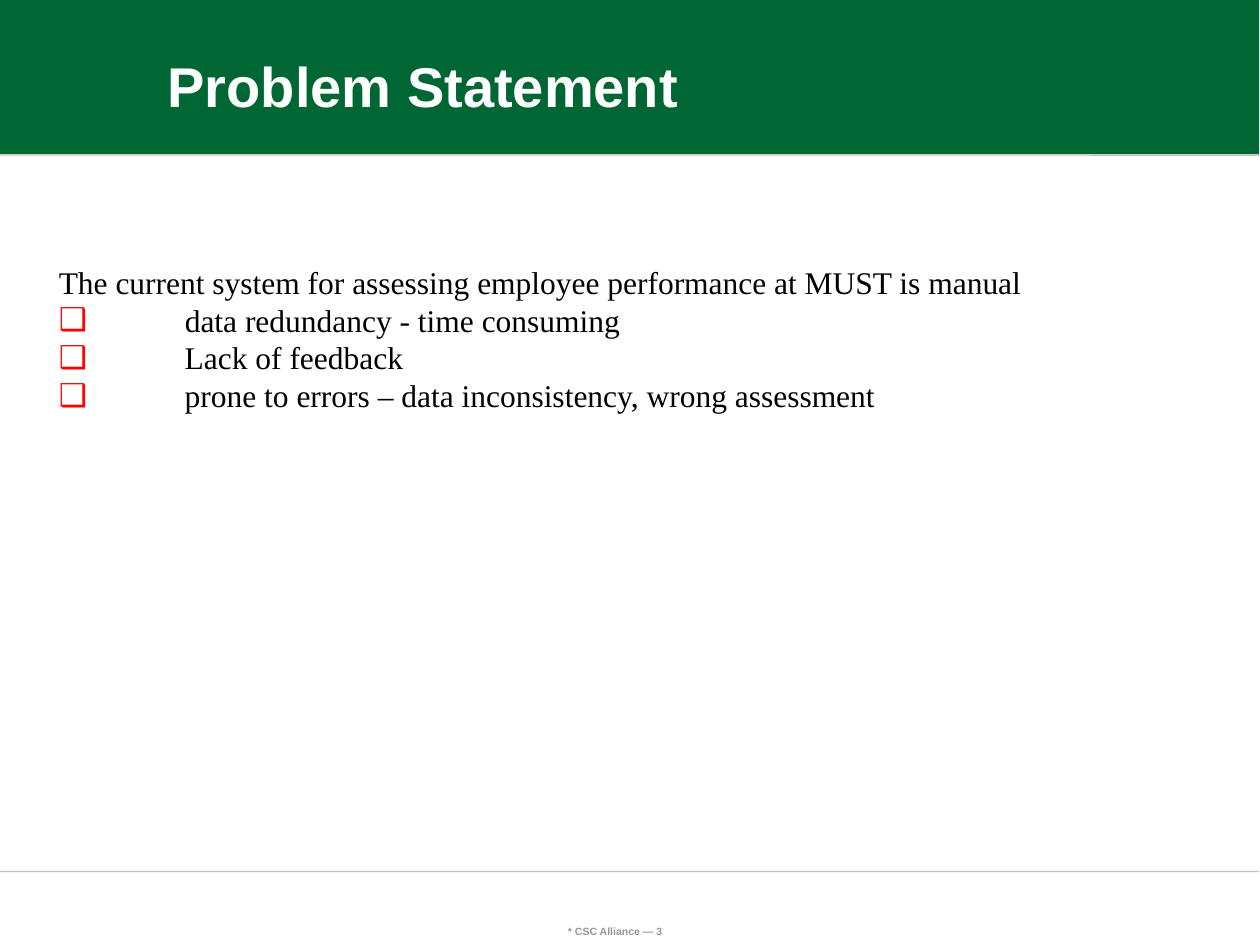
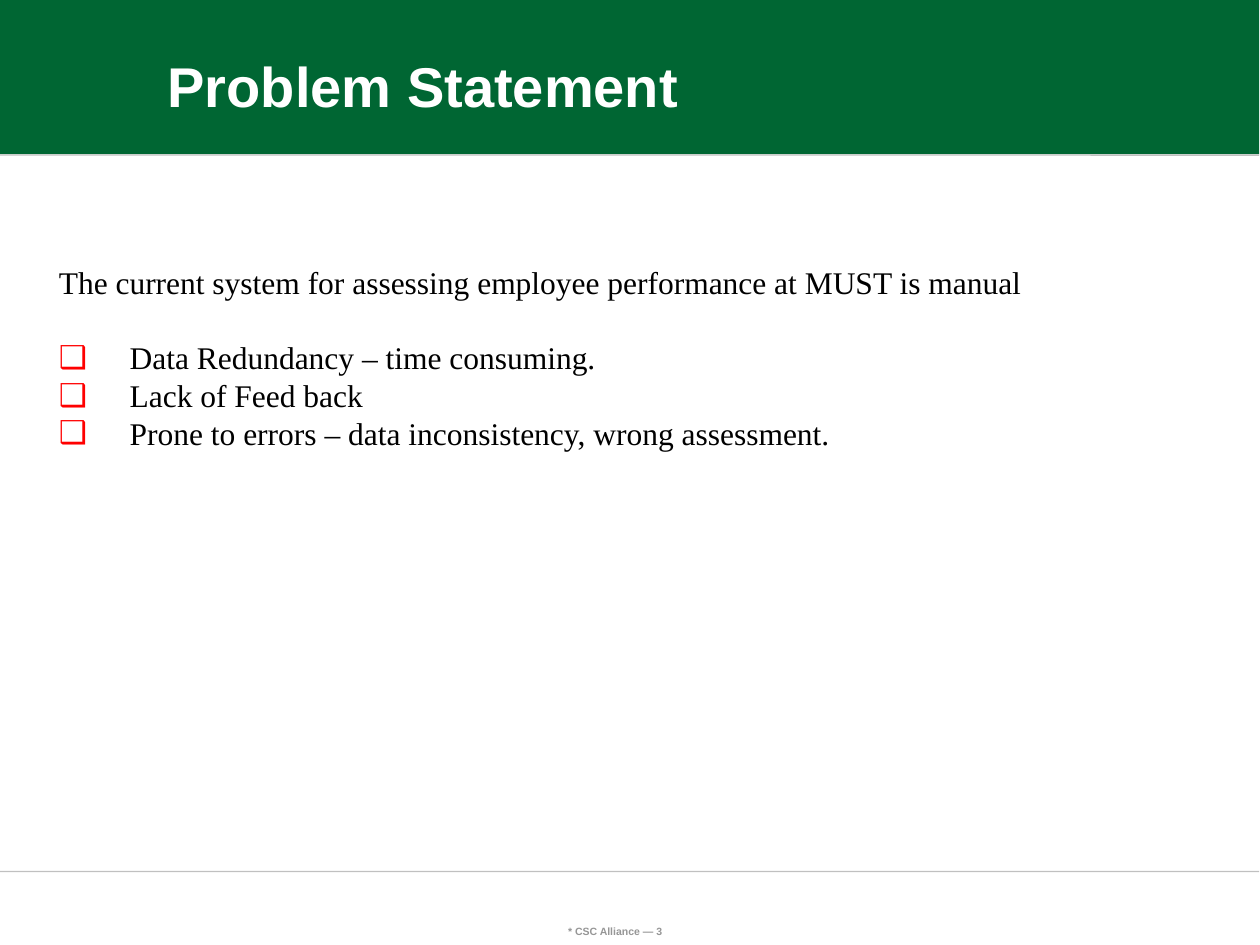
Before and after one commit to ISAMEL-B/EMPLOYEE-TRACKING-SYSTEM, a slide deck: slide 3 of group 7.pptx. Drawn at 1260x945 pixels with LibreOffice and Linux fonts; fonts in the diff are those of the drawing; background and template pictures are left out. Boxes give left, top, right and bottom in pixels: in the first picture for what was removed or moved away, otherwise in the second. Text is boxed around its words. In the diff, an @@ line names an element or a change of style, - is before the commit and + after.

```diff
--- a/group 7.pptx
+++ b/group 7.pptx
@@ text at bbox=[130, 347, 830, 451]: text changed @@
-❑ data redundancy - time consuming
-❑ Lack of feedback
-❑ prone to errors – data inconsistency, wrong assessment
+❑ Data Redundancy – time consuming.
+❑ Lack of Feed back
+❑ Prone to errors – data inconsistency, wrong assessment.
```
Also in this commit, not shown: 6 other slides changed.
